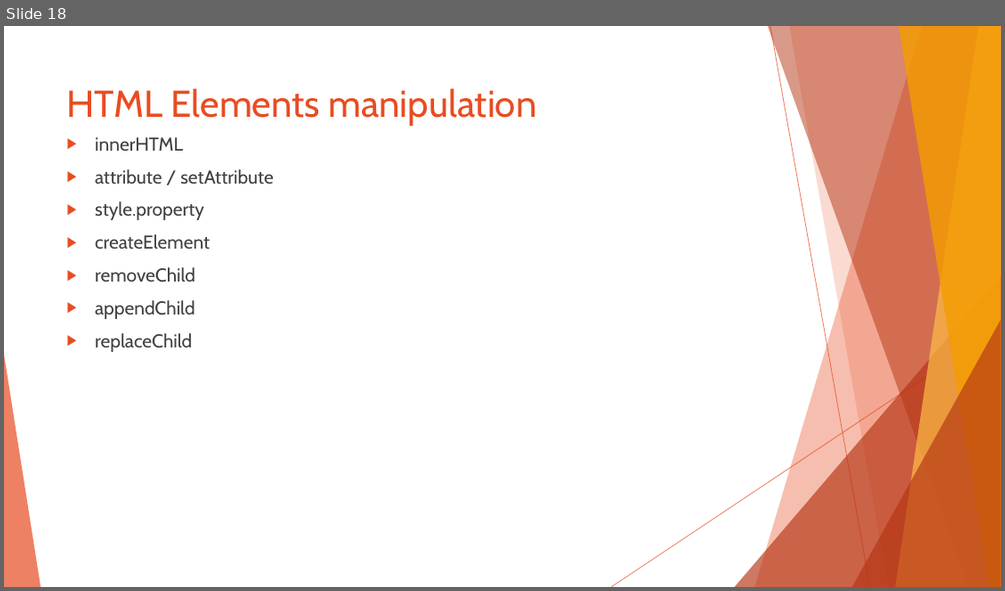
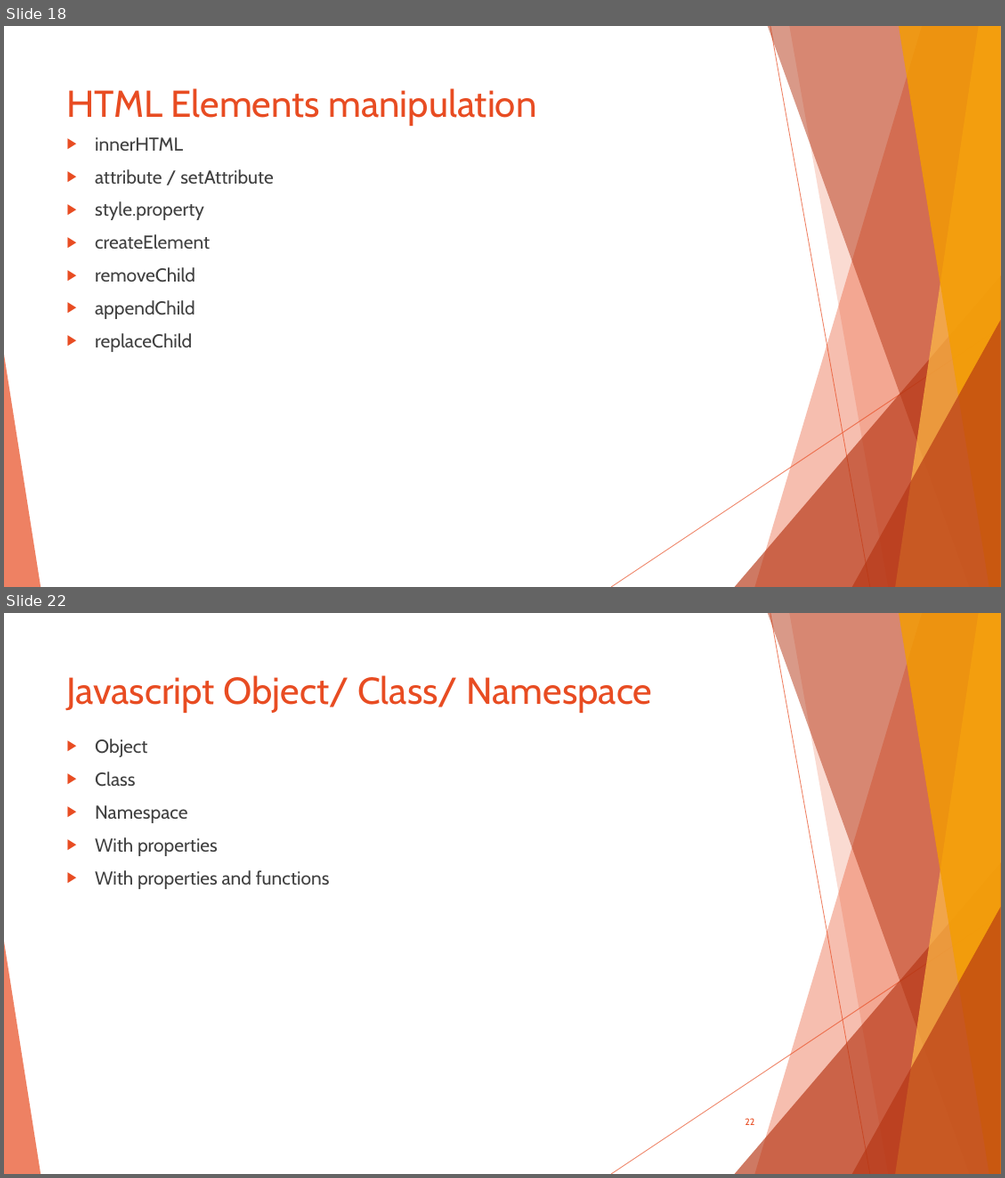
Before and after one commit to pvseshu/Javascript, a slide deck: Introduction to JavaScript/Introduction to JavaScript.pptx. Shown one above the other, each under a label of ours: slide 18 before the commit, slides 18 and 22 after it; the slides between them are not shown. The pictures are 1005x591 and 1005x1178 pixels, drawn with LibreOffice and Linux fonts; fonts in the diff are those of the drawing. Boxes give left, top, right and bottom in pixels: in the first picture for what was removed or moved away, otherwise in the second. Text is boxed around its words. In the diff, an @@ line names an element or a change of style, - is before the commit and + after.

```diff
--- a/Introduction to JavaScript/Introduction to JavaScript.pptx
+++ b/Introduction to JavaScript/Introduction to JavaScript.pptx
@@ slide 22 added at (4, 613, 1001, 1174), background #FFFFFF; not listed: 10 template elements that a slide beside it also shows @@
@@ title added at (67, 675, 653, 713), 36 pt, text #E84C22 @@
+Javascript Object/ Class/ Namespace
@@ text added at (95, 738, 330, 889), 18 pt, text #404040 @@
+▶ Object
+▶ Class
+▶ Namespace
+▶ With properties
+▶ With properties and functions
@@ page number added at (744, 1118, 754, 1125), 9 pt, text #E84C22 @@
+22
```
Also in this commit, not shown: 2 slides changed, 1 other slide added, 1 slide removed, 5 other files.
